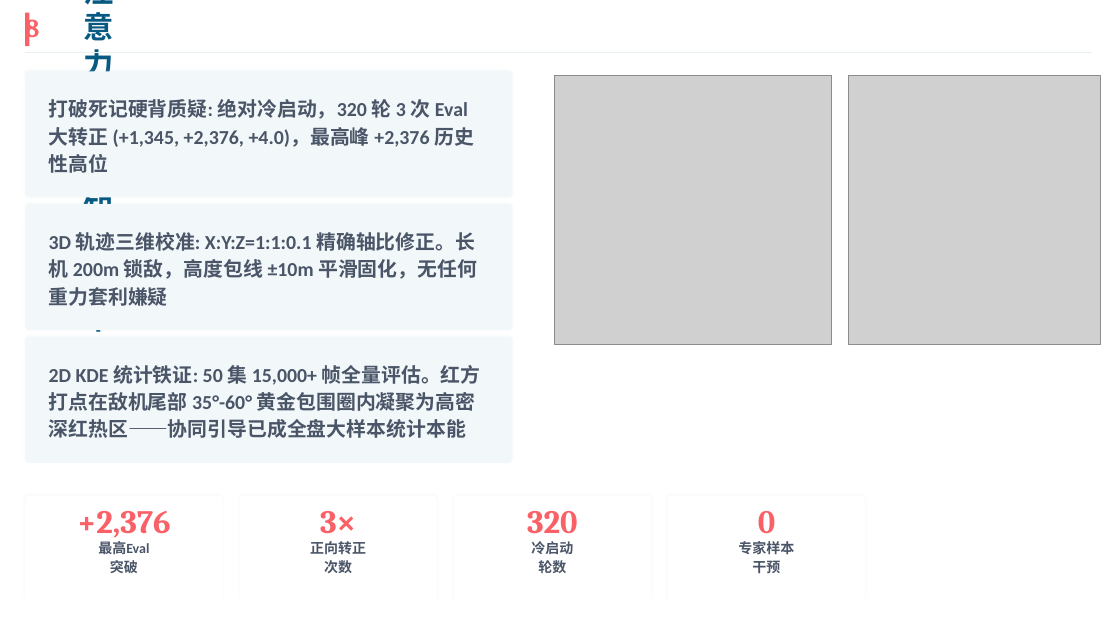
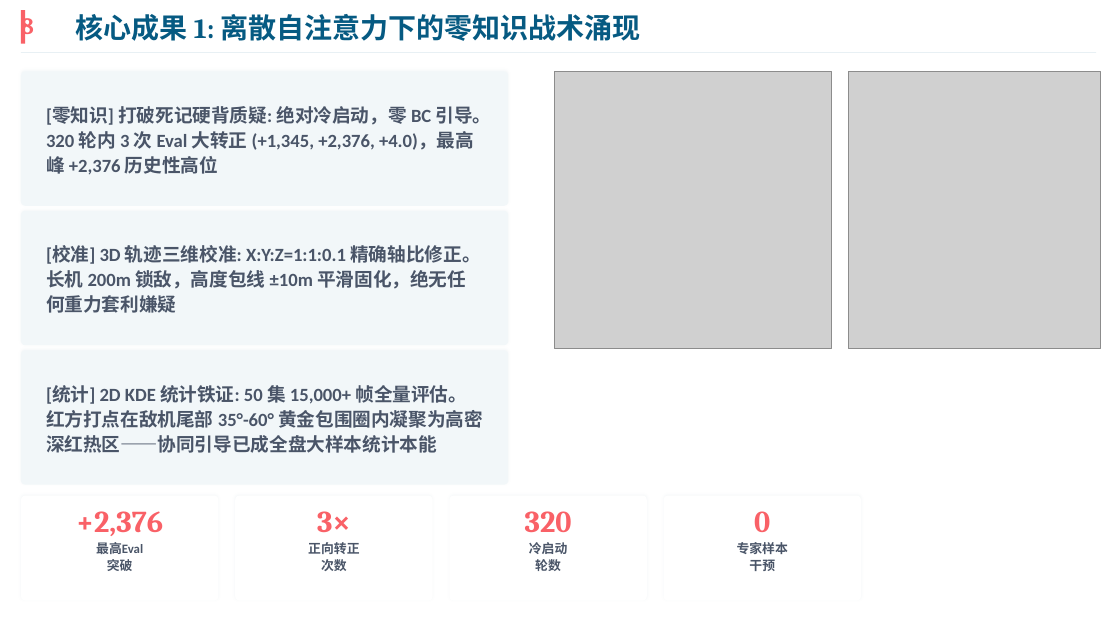
Before and after one commit to NishimiyaXSean/jsbsim-marl-formation, a slide deck: slide 9 of results/ppt/formation_coop_v7.pptx. Drawn at 1120x630 pixels with LibreOffice and Linux fonts; fonts in the diff are those of the drawing; grey boxes stand for pictures. Boxes give left, top, right and bottom in pixels: in the first picture for what was removed or moved away, otherwise in the second. Text is boxed around its words. In the diff, an @@ line names an element or a change of style, - is before the commit and + after.

Commit message:
feat: PPT v7 final + Self-Attention architecture diagram
PPT fixes:
  - Title bar: reduced font (24pt), wider box (12.2"), overflow prevention
  - All framed text boxes now prefixed with keyword tags:
    [特征解耦] [注意力路由] [对称破缺] [价值引导] etc.
  - Box height limits relaxed to 1.6" for better fill
  - P2 body expanded with structured bullet format (致命缺陷/具体表现/根因)

New figure: results/viz/fig_self_attention_arch.pdf
  - Clean flowchart: Obs[33] -> 3 Tokens -> Linear -> MHA -> Pool -> MLP -> Action
  - Embedded on P3 alongside existing Fig 3 stats
  - Ocean Gradient palette, white background, publication style

```diff
--- a/results/ppt/formation_coop_v7.pptx
+++ b/results/ppt/formation_coop_v7.pptx
@@ text "8" at [21,13,34,39]: size 22 to 20 pt @@
@@ rectangle: place and size @@
-rectangle at [25,13,29,46]
+rectangle at [21,10,25,44]
@@ text "核心成果 1: 离散自注意力下的零知识战术涌现": place and size @@
-text "核心成果 1: 离散自注意力下的零知识战术涌现" at [84,0,114,410]
+text "核心成果 1: 离散自注意力下的零知识战术涌现" at [75,14,641,41]
@@ text "核心成果 1: 离散自注意力下的零知识战术涌现" at [75,14,641,41]: size 26 to 24 pt @@
@@ rectangle: place and size @@
-rectangle at [25,52,1092,53]
+rectangle at [21,52,1096,53]
@@ rounded rectangle: place and size @@
-rounded rectangle at [25,71,513,197]
+rounded rectangle at [21,71,508,206]
@@ picture: place and size @@
-picture at [555,76,832,344]
+picture at [555,71,832,349]
@@ picture: place and size @@
-picture at [849,76,1101,344]
+picture at [849,71,1101,349]
@@ text at [46,106,492,175]: text changed; size 17 to 16 pt @@
-打破死记硬背质疑: 绝对冷启动，320 轮 3 次 Eval 大转正 (+1,345, +2,376, +4.0)，最高峰 +2,376 历史性高位
+[零知识] 打破死记硬背质疑: 绝对冷启动，零 BC 引导。320 轮内 3 次 Eval 大转正 (+1,345, +2,376, +4.0)，最高峰 +2,376 历史性高位
@@ rounded rectangle: place and size @@
-rounded rectangle at [25,204,513,330]
+rounded rectangle at [21,211,508,345]
@@ text at [46,245,480,313]: text changed; size 17 to 16 pt @@
-3D 轨迹三维校准: X:Y:Z=1:1:0.1 精确轴比修正。长机 200m 锁敌，高度包线 ±10m 平滑固化，无任何重力套利嫌疑
+[校准] 3D 轨迹三维校准: X:Y:Z=1:1:0.1 精确轴比修正。长机 200m 锁敌，高度包线 ±10m 平滑固化，绝无任何重力套利嫌疑
@@ proportions changed in 3 elements at [21,71,508,206], [21,211,508,345], [21,350,508,485] @@
@@ rounded rectangle: place and size @@
-rounded rectangle at [25,337,513,463]
+rounded rectangle at [21,350,508,485]
@@ text at [46,385,483,453]: text changed; size 17 to 16 pt @@
-2D KDE 统计铁证: 50 集 15,000+ 帧全量评估。红方打点在敌机尾部 35°-60° 黄金包围圈内凝聚为高密深红热区——协同引导已成全盘大样本统计本能
+[统计] 2D KDE 统计铁证: 50 集 15,000+ 帧全量评估。红方打点在敌机尾部 35°-60° 黄金包围圈内凝聚为高密深红热区——协同引导已成全盘大样本统计本能
@@ 4 rounded rectangles: place and size @@
-4 rounded rectangles at [25,496,865,601]
+4 rounded rectangles at [21,496,861,601]
@@ size 28 to 26 pt in 4 elements at [76,511,163,536], [317,511,350,532], [525,511,572,532], [754,511,770,532] @@
@@ size 12 to 11 pt in 4 elements at [96,542,143,571], [308,542,359,571], [529,542,568,571], [737,542,788,571] @@
```
Also in this commit, not shown: 11 other slides changed, 2 other files.
